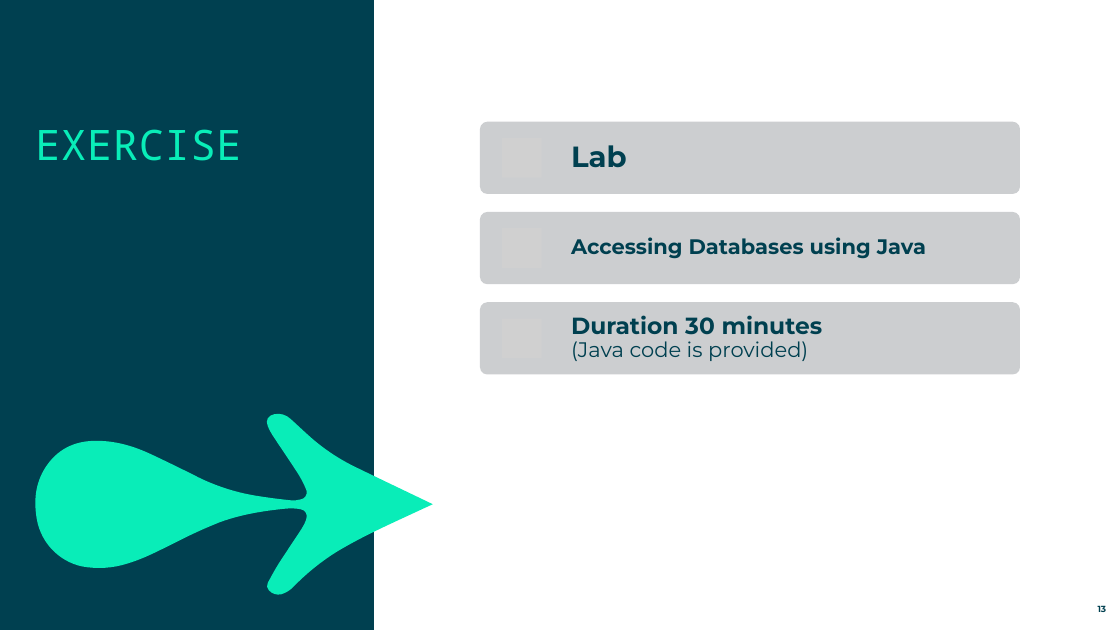
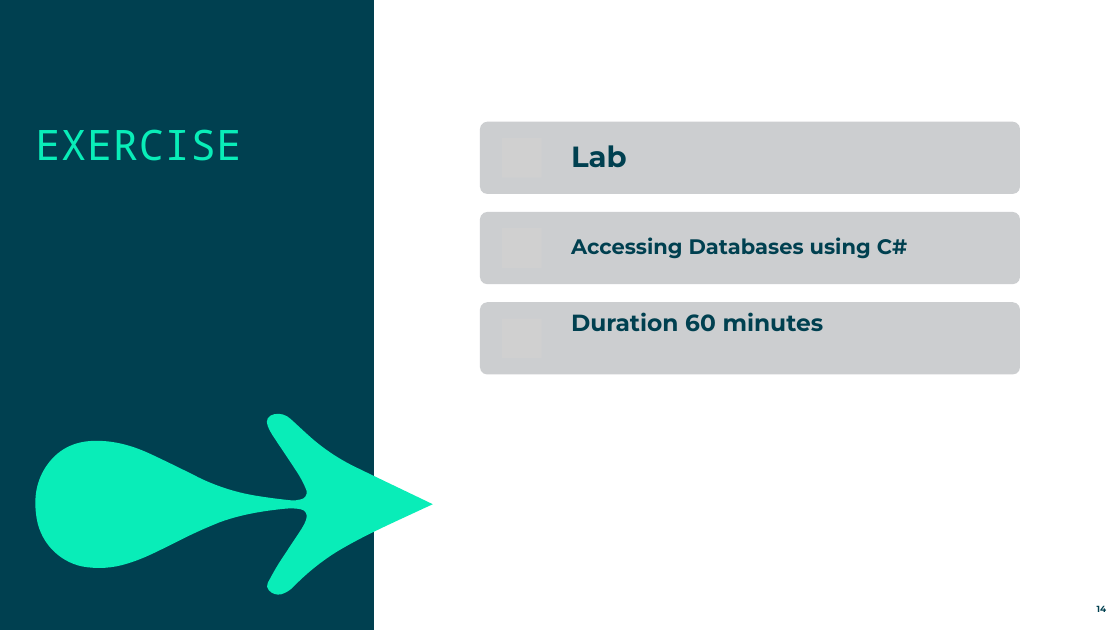
Before and after one commit to mikebaradaran/csharp, a slide deck: slide 14 of 12-Accessing databases.pptx (slide 13 before the commit). Drawn at 1120x630 pixels with LibreOffice and Linux fonts; fonts in the diff are those of the drawing; grey boxes stand for pictures. Boxes give left, top, right and bottom in pixels: in the first picture for what was removed or moved away, otherwise in the second. Text is boxed around its words. In the diff, an @@ line names an element or a change of style, - is before the commit and + after.

```diff
--- a/12-Accessing databases.pptx
+++ b/12-Accessing databases.pptx
@@ text at (571,237,907,259): text changed @@
-Accessing Databases using Java
+Accessing Databases using C#
@@ text at (571,312,824,332): text changed; size 18 to 20 pt; bold on @@
-Duration 30 minutes
-(Java code is provided)
+Duration 60 minutes
@@ page number at (1097,605,1107,612): text changed @@
-13
+14
```
Also in this commit, not shown: 1 slide added, 4 other files.
